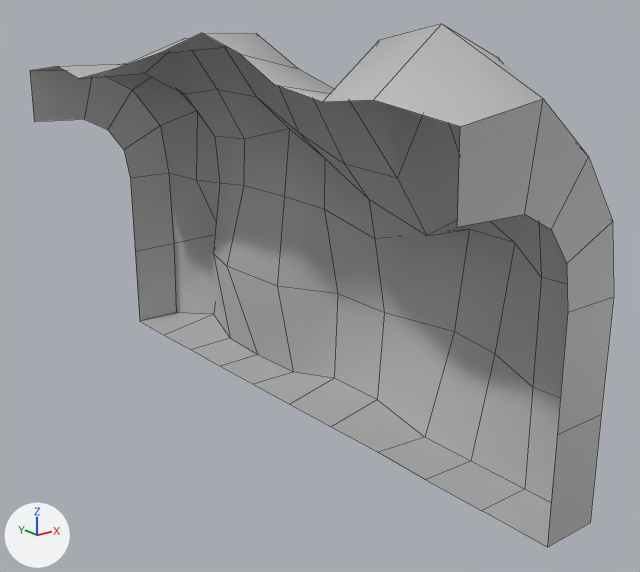
Renders of the FBX model Assets/Objects/Models/Wall_1.fbx from each side of a commit.
Rendered twice from a 50 mm lens placed at (-12.35, -15.15, 2.27), pointed at (-0.9, -0.84, -3.45). The axes (+X, +Y, +Z) are drawn at lower left. The lights are the same throughout. Mesh edges are drawn as thin lines. Where no turn or scale is listed for an object, it has been applied to the vertices.

Script lines for the objects in view, before the commit:
```python
me_mesh = bpy.data.meshes.new('Mesh')
me_mesh.from_pydata(...)  # 100 vertices, 82 faces; spans x -4.0..1.22, y -7.36..7.36, z -6.76..2.06
me_mesh.materials.append(mat_lambert1)  # grey #bcbcbc
ob_wall_1 = bpy.data.objects.new('Wall_1', me_mesh)
ob_wall_1.location = (0.0, 0.0, 0.0)
```
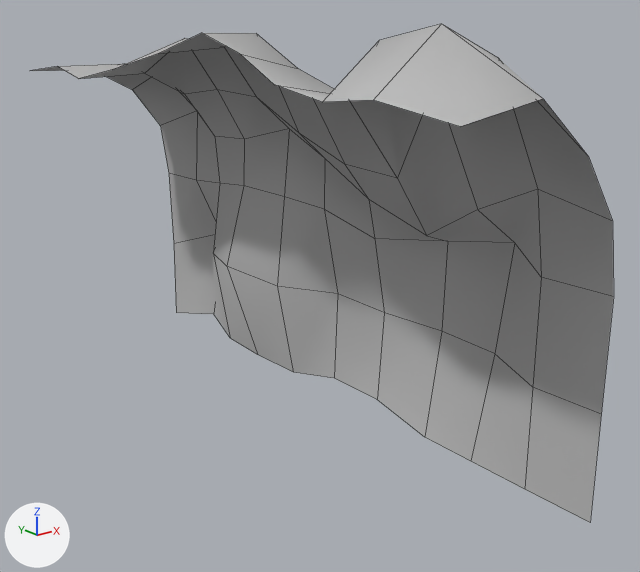
The newer file is also turned or shifted as a whole; pictures and numbers use the older file's frame.

Changed parts and their boxes [x1, y1, x2, y2] in the pictures (640 x 572 px):
'Wall_1', reshaped
    before: [30, 24, 614, 547]
    after: [32, 24, 614, 522]
part 1 of me_mesh, cut back
    before: [30, 70, 614, 547]
    after: [369, 200, 514, 461]

What the commit changed:
me_mesh is used by ob_wall_1; location (0.0, 0.0, 0.0).
me_mesh had 100 vertices, 82 faces and spanned x -4.0..1.22, y -7.36..7.36, z -6.76..2.06.
me_mesh now has 77 vertices, 60 faces and spans x -4.0..1.02, y -7.36..7.36, z -6.76..2.06.
Part 1, on me_mesh:
23 vertices are removed from x -3.76..-0.94, y -7.32..7.36, z -6.61..-0.5.
22 faces are deleted.
2 vertices move from x 1.16..1.22, y -3.17..-2.85, z -4.41..-2.06 to x 0.7..1.02, y -3.03..-2.67, z -4.41..-2.27.
